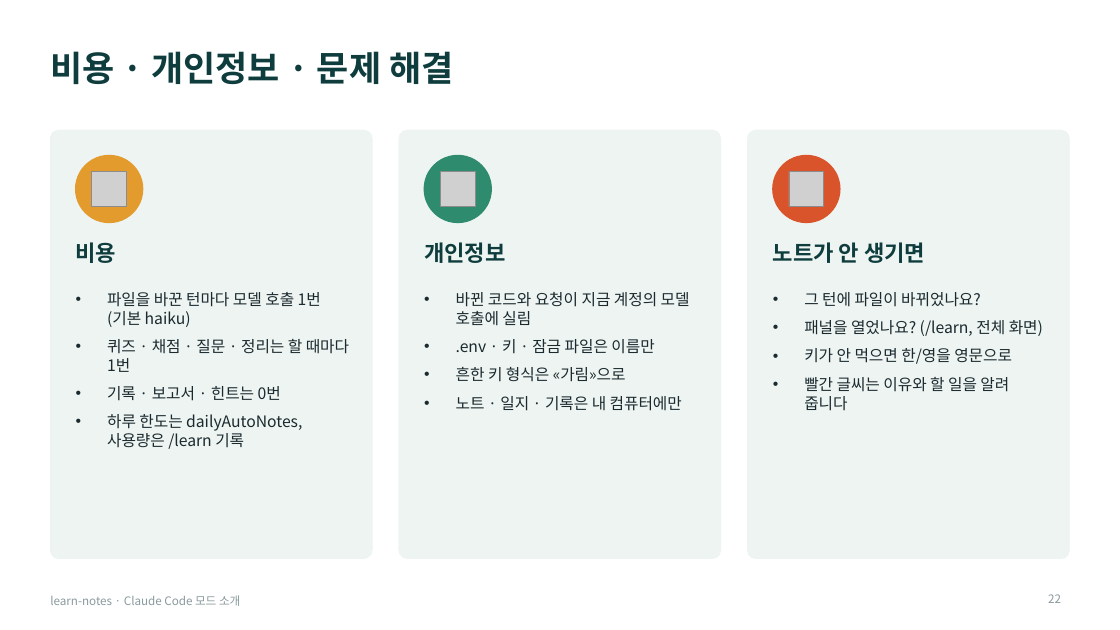
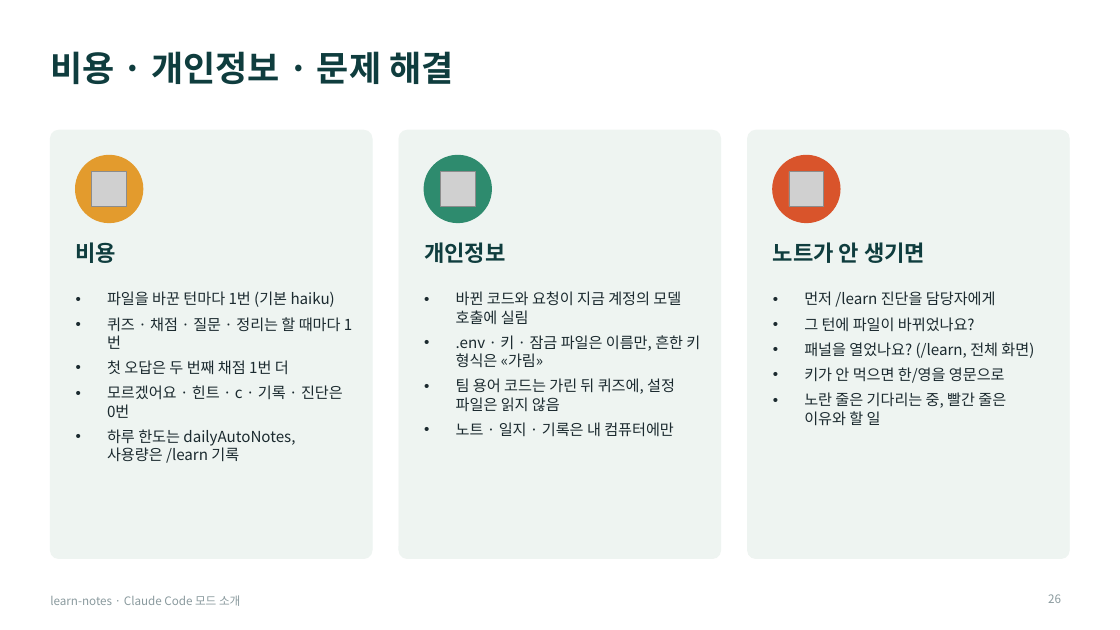
Before and after one commit to Owen-YC/learn-notes, a slide deck: slide 26 of docs/team/learn-notes-intro.pptx (slide 22 before the commit). Drawn at 1120x630 pixels with LibreOffice and Linux fonts; fonts in the diff are those of the drawing; grey boxes stand for pictures. Boxes give left, top, right and bottom in pixels: in the first picture for what was removed or moved away, otherwise in the second. Text is boxed around its words. In the diff, an @@ line names an element or a change of style, - is before the commit and + after.

```diff
--- a/docs/team/learn-notes-intro.pptx
+++ b/docs/team/learn-notes-intro.pptx
@@ text at (x1=107, y1=291, x2=335, y2=307): text changed; size 13.5 to 13 pt @@
-• 파일을 바꾼 턴마다 모델 호출 1번 (기본 haiku)
+• 파일을 바꾼 턴마다 1번 (기본 haiku)
@@ text at (x1=456, y1=291, x2=681, y2=437): size 13.5 to 13 pt in "바뀐 코드와 요청이 지금 계정의 모델 호출에 ...", "노트 · 일지 · 기록은 내 컴퓨터에만"; less space between paragraphs @@
@@ text at (x1=804, y1=291, x2=996, y2=307): paragraph added @@
+• 먼저 /learn 진단을 담당자에게
@@ text at (x1=107, y1=317, x2=341, y2=463): size 13.5 to 13 pt in "퀴즈 · 채점 · 질문 · 정리는 ...", "하루 한도는 dailyAutoNotes, 사용량은 /learn 기록"; less space between paragraphs @@
@@ text at (x1=804, y1=317, x2=1034, y2=383): size 13.5 to 13 pt in "그 턴에 파일이 바뀌었나요?", "패널을 열었나요? (/learn, 전체 화면)", "키가 안 먹으면 한/영을 영문으로"; less space between paragraphs @@
@@ text at (x1=456, y1=335, x2=700, y2=411): text changed; size 13.5 to 13 pt @@
-• .env · 키 · 잠금 파일은 이름만
-• 흔한 키 형식은 «가림»으로
+• .env · 키 · 잠금 파일은 이름만, 흔한 키 형식은 «가림»
+• 팀 용어 코드는 가린 뒤 퀴즈에, 설정 파일은 읽지 않음
@@ text at (x1=107, y1=360, x2=343, y2=418): text changed; size 13.5 to 13 pt @@
-• 기록 · 보고서 · 힌트는 0번
+• 첫 오답은 두 번째 채점 1번 더
+• 모르겠어요 · 힌트 · c · 기록 · 진단은 0번
@@ text at (x1=804, y1=392, x2=1006, y2=426): text changed; size 13.5 to 13 pt @@
-• 빨간 글씨는 이유와 할 일을 알려 줍니다
+• 노란 줄은 기다리는 중, 빨간 줄은 이유와 할 일
@@ page number at (x1=1048, y1=594, x2=1061, y2=603): text changed @@
-22
+26
```
Also in this commit, not shown: 16 other slides changed, 4 slides added, 21 other files.
